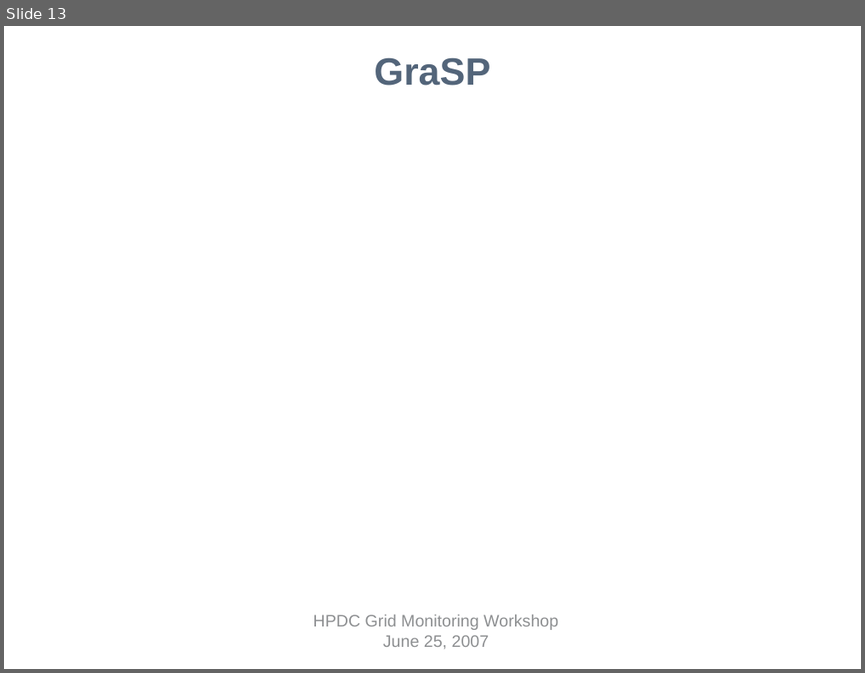
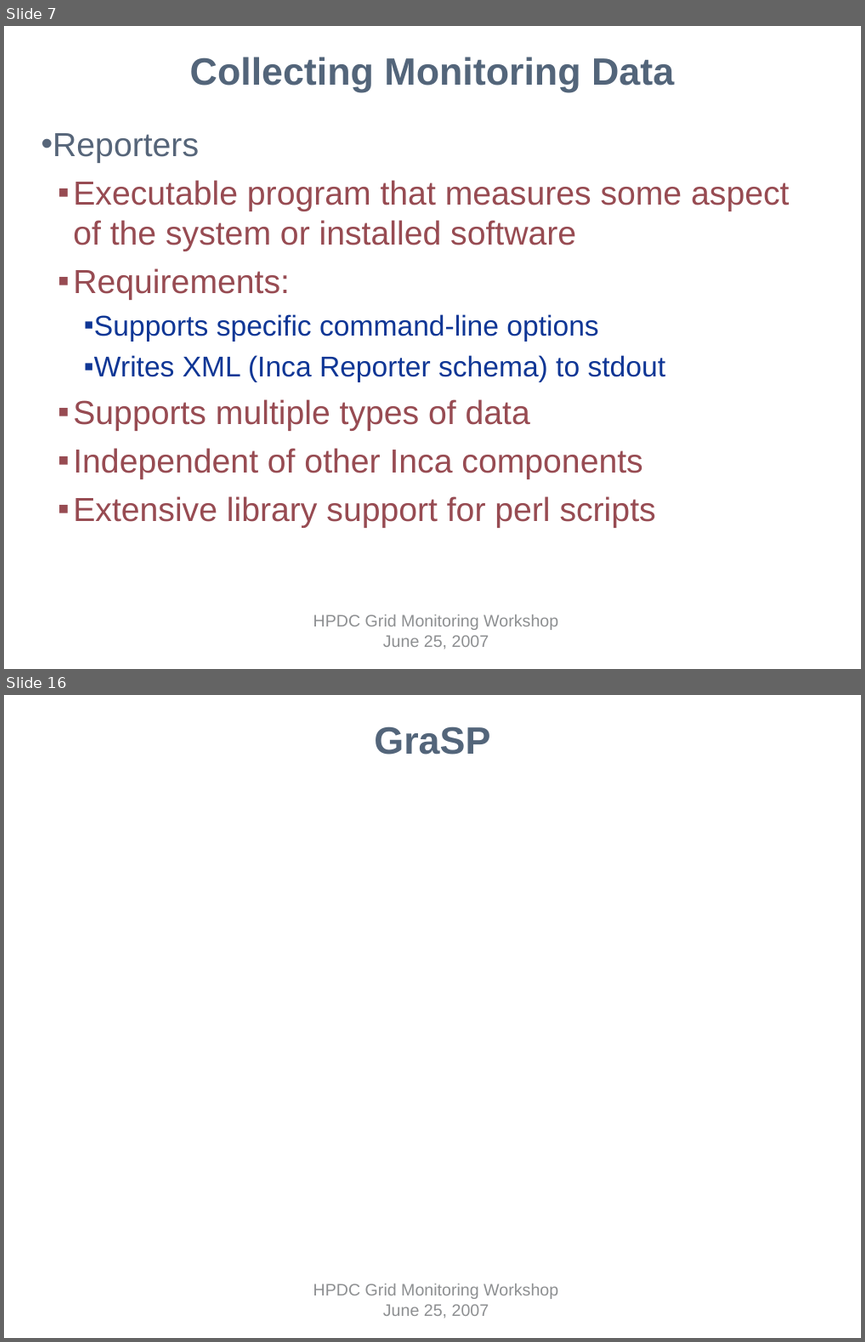
Before and after one commit to IncaProject/inca-xsede, a slide deck: talks/inca-gmw07.ppt. Shown one above the other, each under a label of ours: slide 13 before the commit, slides 7 and 16 after it; the slides between them are not shown. The pictures are 865x673 and 865x1342 pixels, drawn with LibreOffice and Linux fonts; fonts in the diff are those of the drawing; background and template pictures are left out. Boxes give left, top, right and bottom in pixels: in the first picture for what was removed or moved away, otherwise in the second. Text is boxed around its words. In the diff, an @@ line names an element or a change of style, - is before the commit and + after.

```diff
--- a/talks/inca-gmw07.ppt
+++ b/talks/inca-gmw07.ppt
@@ slide 7 added at (4, 26, 861, 669), background #FFFFFF; not listed: 1 template element that a slide beside it also shows @@
@@ title added at (190, 57, 674, 92), 32 pt, text #53657A, bold @@
+Collecting Monitoring Data
@@ text added at (41, 133, 789, 528), 28 pt, text #974B52 @@
+• Reporters
+  ▪ Executable program that measures some aspect of the system or installed software
+  ▪ Requirements:
+    ▪ Supports specific command-line options
+    ▪ Writes XML (Inca Reporter schema) to stdout
+  ▪ Supports multiple types of data
+  ▪ Independent of other Inca components
+  ▪ Extensive library support for perl scripts
@@ what was slide 13 is now slide 16 @@
```
Also in this commit, not shown: 3 slides changed, 8 other slides added, 5 slides removed.
